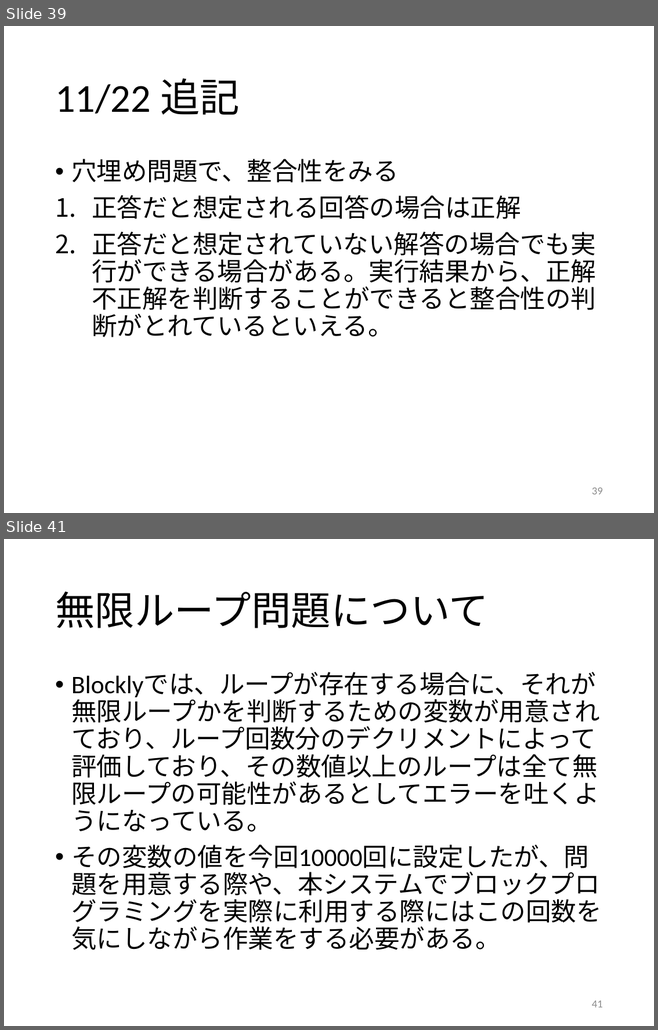
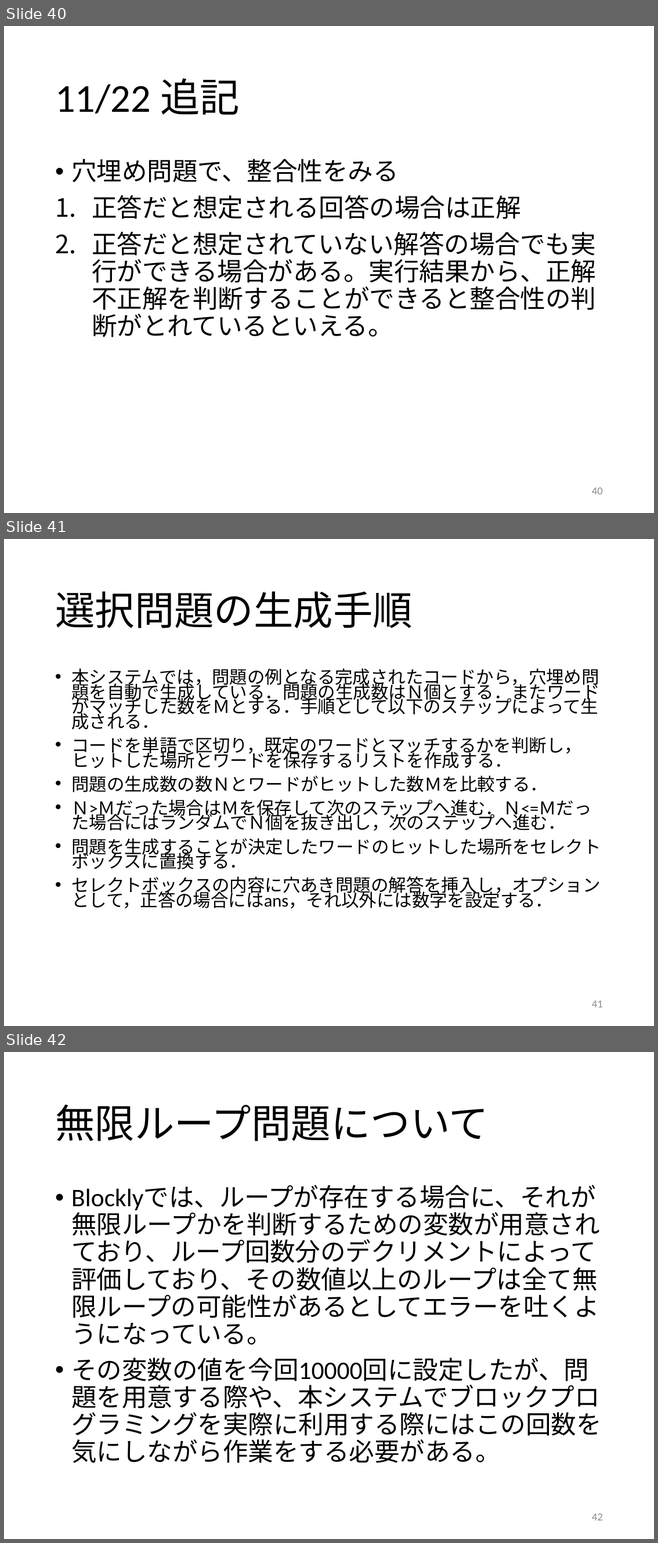
Before and after one commit to kait-takanolab/1821121-shimaoka-thesis, a slide deck: 1821121_shimaoka_sotsuken.pptx. Shown one above the other, each under a label of ours: slides 39 and 41 before the commit, slides 40, 41 and 42 after it; the slides between them are not shown. The pictures are 658x1030 and 658x1543 pixels, drawn with LibreOffice and Linux fonts; fonts in the diff are those of the drawing. Boxes give left, top, right and bottom in pixels: in the first picture for what was removed or moved away, otherwise in the second. Text is boxed around its words. In the diff, an @@ line names an element or a change of style, - is before the commit and + after.

```diff
--- a/1821121_shimaoka_sotsuken.pptx
+++ b/1821121_shimaoka_sotsuken.pptx
@@ slide 41 added at [4,539,654,1026], background #FFFFFF @@
@@ title added at [55,591,412,628], 44 pt, text #000000 @@
+選択問題の生成手順
@@ text added at [71,668,600,908], 19.6 pt, text #000000 @@
+• 本システムでは，問題の例となる完成されたコードから，穴埋め問題を自動で生成している．問題の生成数はＮ個とする．またワードがマッチした数をＭとする．手順として以下のステップによって生成される．
+• コードを単語で区切り，既定のワードとマッチするかを判断し，ヒットした場所とワードを保存するリストを作成する．
+• 問題の生成数の数Ｎとワードがヒットした数Ｍを比較する．
+• Ｎ>Ｍだった場合はＭを保存して次のステップへ進む．Ｎ<=Ｍだった場合にはランダムでＮ個を抜き出し，次のステップへ進む．
+• 問題を生成することが決定したワードのヒットした場所をセレクトボックスに置換する．
+• セレクトボックスの内容に穴あき問題の解答を挿入し，オプションとして，正答の場合にはans，それ以外には数字を設定する．
@@ page number added at [592,1001,603,1008], 12 pt, text #8C8C8C @@
+41
@@ what was slide 39 is now slide 40 @@
@@ page number at [592,488,603,495]: text changed @@
-39
+40
@@ what was slide 41 is now slide 42 @@
@@ page number at [592,1514,603,1521]: text changed @@
-41
+42
```
Also in this commit, not shown: 1 other slide added, 2 other files.
